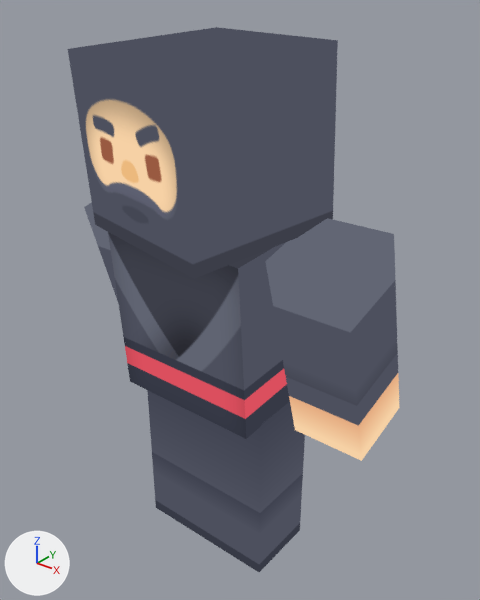
The glTF model models/character-r.glb, before and after one commit.
Camera for both pictures: a 50 mm camera at (1.97, -2.33, 2.95) aimed at (0.03, 0.09, 1.45). Lighting does not change. The marker at lower left points along +X, +Y and +Z. The older version comes first. Both versions are drawn at frame 21 of the action 'idle'; the numbers are the values there.

Names of what the first picture shows: 'arm-left', 'arm-right', 'head', 'leg-left', 'leg-right', 'torso'.
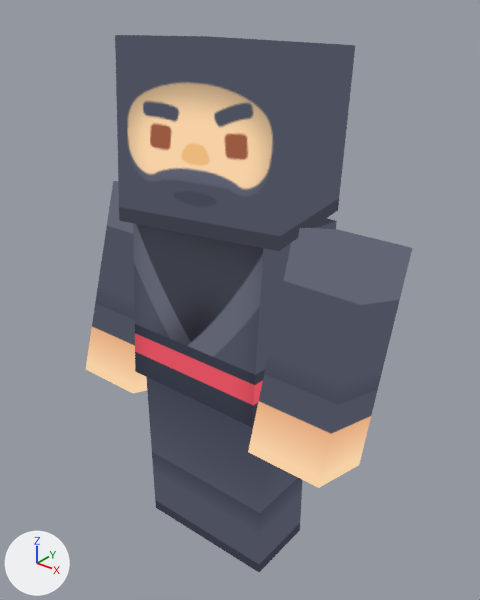
Location of each change, [x1, y1, x2, y2] in pixels of the pictures (480 x 600 px):
```json
{"object": "head", "change": "turned", "before": [68, 27, 338, 279], "after": [115, 35, 355, 251]}
{"object": "arm-left", "change": "turned", "before": [265, 218, 399, 461], "after": [248, 228, 412, 488]}
{"object": "torso", "change": "turned", "before": [108, 232, 290, 439], "after": [133, 218, 337, 427]}
{"object": "arm-right", "change": "turned", "before": [84, 202, 118, 301], "after": [86, 181, 147, 394]}
```

Scene script edits in JSON lines:
```json
{"op": "set", "path": "ob_torso.rotation_euler", "old": "(0.0672, 0.0, 0.0)", "new": "(-0.0757, 0.0, 0.0)", "note": "degrees (3.9, 0, 0) -> degrees (-4.3, 0, 0)"}
{"op": "set", "path": "ob_arm_left.rotation_euler", "old": "(0.202, 0.0, 0.0)", "new": "(-0.227, 0.0, 0.0)", "note": "degrees (12, 0, 0) -> degrees (-13, 0, 0)"}
{"op": "set", "path": "ob_arm_right.rotation_euler", "old": "(0.202, 0.0, 0.0)", "new": "(-0.227, 0.0, 0.0)", "note": "degrees (12, 0, 0) -> degrees (-13, 0, 0)"}
{"op": "set", "path": "ob_head.rotation_euler", "old": "(0.0, 0.0, -0.202)", "new": "(0.0, 0.0, 0.227)", "note": "degrees (0, 0, -12) -> degrees (0, 0, 13)"}
```
